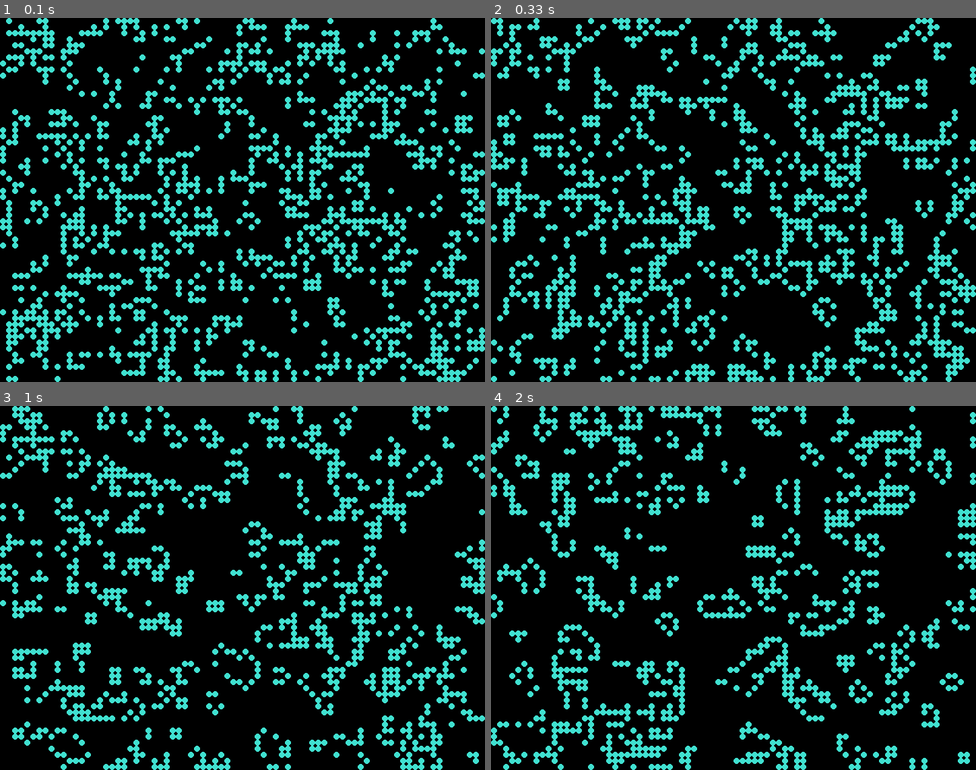
Above: before the commit, frames 1-4 (two rows, left to right).
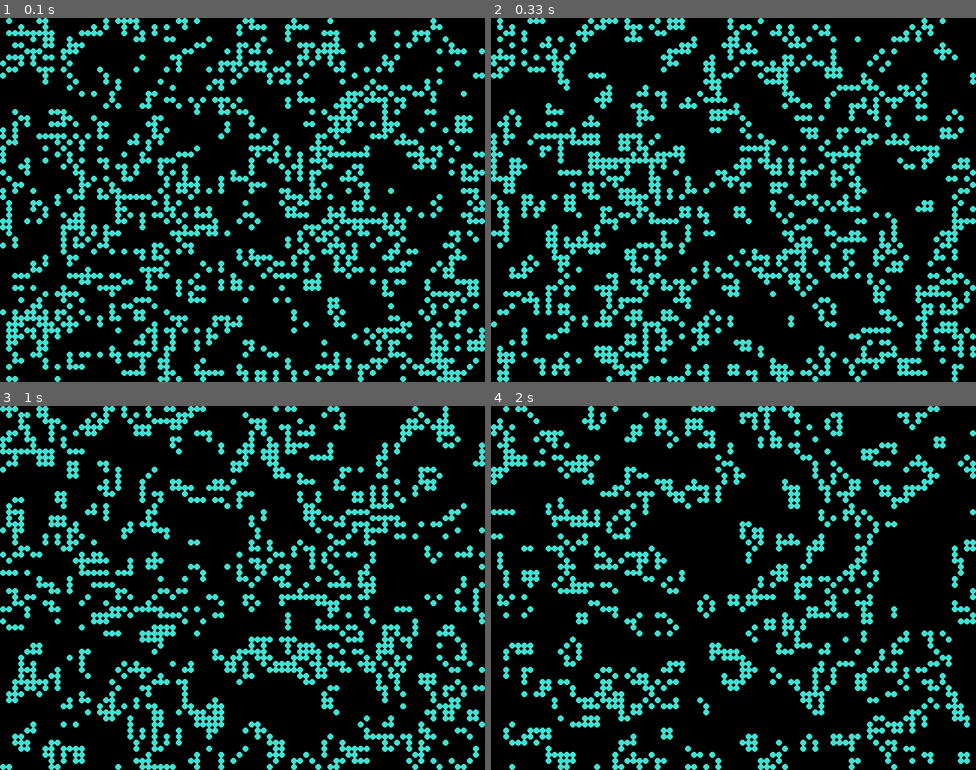
Above: after the commit, the same moments.

Repository: DeVitoC/ConwaysGameOfLifeInPygame
Game: pygame game, started from PygameCGOL/GameOfLife.py
Same seed, same stepped clock (60 frames per second), same inputs: the game is played once before the commit and once after it.
Inputs:
- Up to frame 1 (0.1 s): no input
- Up to frame 2 (0.33 s): no input
- Up to frame 3 (1 s): tap Enter at 0.33 s
- Up to frame 4 (2 s): no input

Frame 1 is identical in both runs. In frame 2, 18% of the frame differs, in the area x 0-100%, y 0-100%; in frame 3, 24%; in frame 4, 23%.

Commit message:
fixed fps issue.

Diff:
--- a/PygameCGOL/GameOfLife.py
+++ b/PygameCGOL/GameOfLife.py
@@ -17,8 +17,11 @@
 
 		self.num_cols = screen_width // cell_size
 		self.num_rows = screen_height // cell_size
-		self.game_boards = []
-		self.current_game_board = 0
+		# self.game_boards = []
+		# self.game_board1 = []
+		# self.game_board2 = []
+		self.current_game_board = []
+		self.inactive_board = []
 
 		self.is_paused = False
 		self.speed = speed
@@ -26,6 +29,8 @@
 		self.desired_time_between_updates = (1 / self.speed) * 1000
 
 		self.preset = preset
+		self.screen_width = screen_width
+		self.screen_height = screen_height
 		self.setup_game_board()
 		self.set_board()
 
@@ -39,14 +44,17 @@
 	#######################
 
 	def setup_game_board(self):
-		self.game_boards.append(self.create_2d_board())
-		self.game_boards.append(self.create_2d_board())
+		# self.game_boards.append(self.create_2d_board())
+		# self.game_boards.append(self.create_2d_board())
+		self.current_game_board = self.create_2d_board()
+		self.inactive_board = self.create_2d_board()
 
 	def draw_board(self):
 		self.clear_screen()
 		for row in range(self.num_rows):
 			for col in range(self.num_cols):
-				if self.game_boards[self.current_game_board][row][col] == 1:
+				# if self.game_boards[self.current_game_board][row][col] == 1:
+				if self.current_game_board[row][col] == 1:
 					color = self.alive_color
 				else:
 					color = self.dead_color
@@ -74,7 +82,8 @@
 			for row in range(self.num_rows):
 				for cols in range(self.num_cols):
 					cell = random.choice([0, 1])
-					self.game_boards[self.current_game_board][row][cols] = cell
+					# self.game_boards[self.current_game_board][row][cols] = cell
+					self.current_game_board[row][cols] = cell
 		elif self.preset == "option1":
 			print("this will be preset 1")
 		elif self.preset == "option1":
@@ -93,8 +102,10 @@
 				next_cell_state = self.check_surrounding_cells(row, col)
 				# Temporarily just assigning a random value to make sure it's alternating correctly
 				# next_cell_state = random.choice([0, 1])
-				self.game_boards[(self.current_game_board + 1) % 2][row][col] = next_cell_state
-		self.current_game_board = (self.current_game_board + 1) % 2
+		# 		self.game_boards[(self.current_game_board + 1) % 2][row][col] = next_cell_state
+		# self.current_game_board = (self.current_game_board + 1) % 2
+				self.inactive_board[row][col] = next_cell_state
+		self.current_game_board, self.inactive_board = self.inactive_board, self.current_game_board
 
 	def check_surrounding_cells(self, row_number, col_number):
 		current_cell = (col_number, row_number)
@@ -108,8 +119,10 @@
 		for col in [prev_col, current_cell[0], next_col]:
 			for row in [prev_row, current_cell[1], next_row]:
 				if col == current_cell[0] and row == current_cell[1]:
-					current_cell_value = self.game_boards[self.current_game_board][row][col]
-				elif self.game_boards[self.current_game_board][row][col] == 1:
+					# current_cell_value = self.game_boards[self.current_game_board][row][col]
+					current_cell_value = self.current_game_board[row][col]
+				# elif self.game_boards[self.current_game_board][row][col] == 1:
+				elif self.current_game_board[row][col] == 1:
 					num_alive_neighbors += 1
 		return self.test_alive_state(current_cell_value, num_alive_neighbors)
 
@@ -191,6 +204,7 @@
 	####################
 
 	def run(self):
+		clock = pygame.time.Clock()
 		while True:
 			# needs to handle events
 			self.handle_events()
@@ -201,8 +215,9 @@
 			self.alternate_boards()
 			# Draw the current game board on the screen
 			self.draw_board()
+			clock.tick(self.speed)
 			# Control speed by waiting after each iteration
-			self.set_speed()
+			# self.set_speed()
 
 
 if __name__ == '__main__':
--- a/PygameCGOL/home_screen.py
+++ b/PygameCGOL/home_screen.py
@@ -1,5 +1,8 @@
 import tkinter as tk
 import tkinter.font as tkfont
+import importlib
+
+gol = importlib.import_module("GameOfLife")
 
 window = tk.Tk()
 window.title("Conway's Game of Life")
@@ -48,8 +51,12 @@
 
 
 def start_game():
-		game = GameOfLife()
-		game.run
+	# game = gol.GameOfLife(cell_size = cell_size.get(),
+	# 						alive_color = alive_color.get(),
+	# 						speed = speed.get(),
+	# 						preset = preset)
+	game = gol.GameOfLife()
+	game.run
 
 
 frm_start_options = tk.Frame(master = window, pady = 20)
